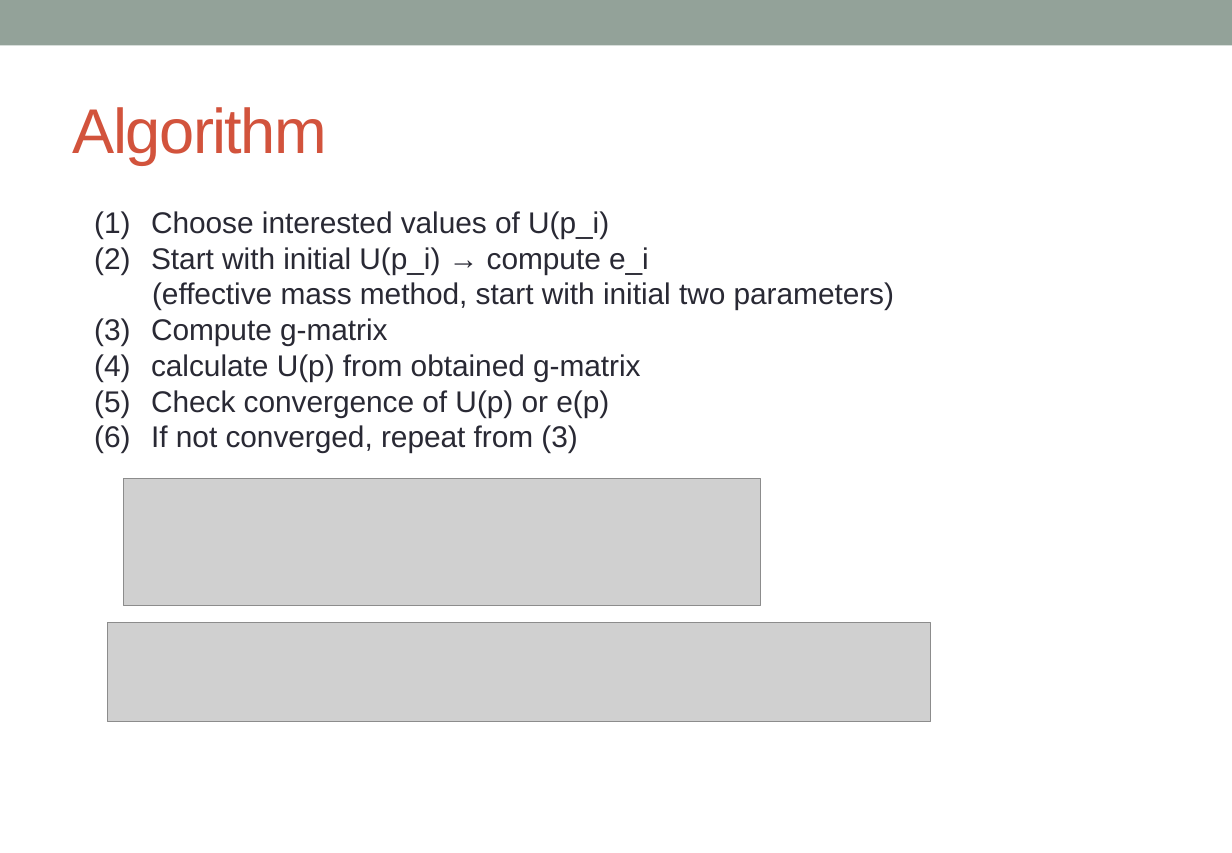
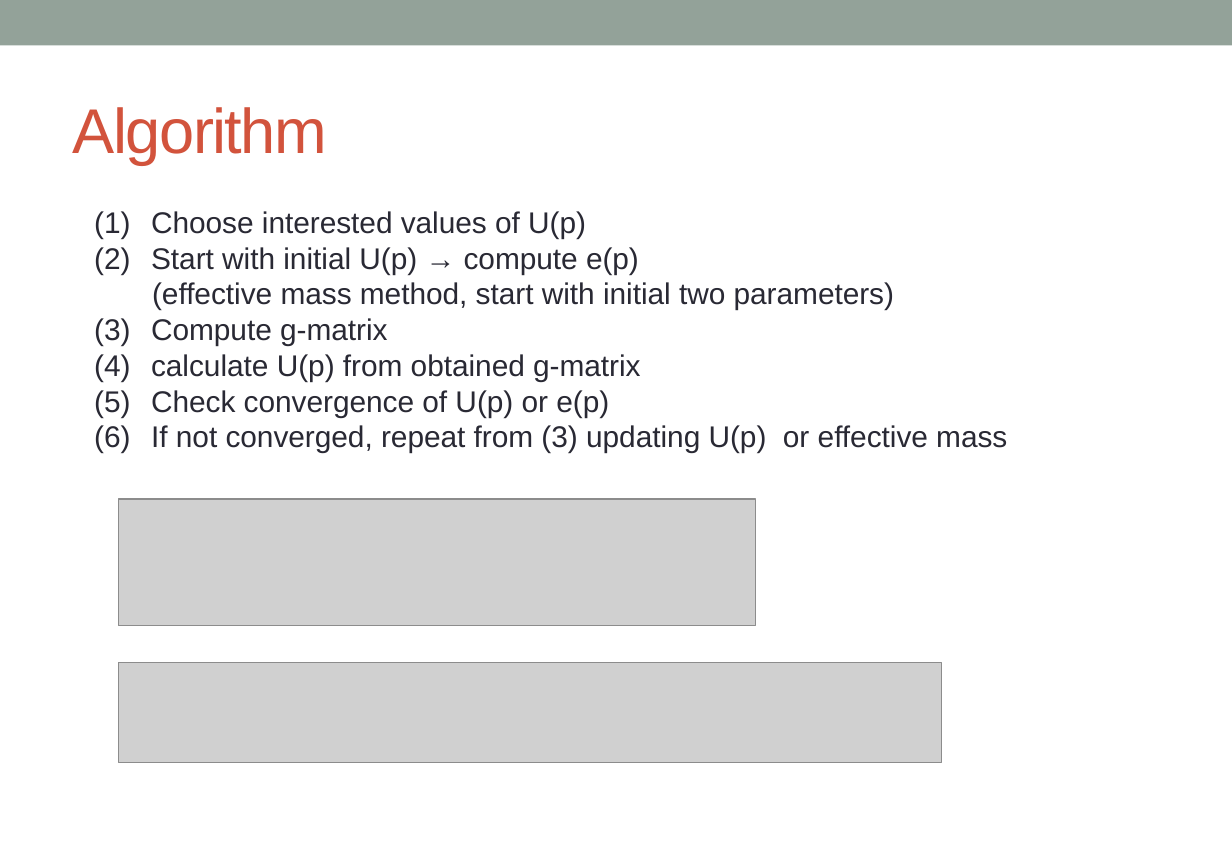
Before and after one commit to alphacentaury-github/NPSS2020, a slide deck: slide 23 of 20221201_숭실대_BHF_송영호.pptx (slide 22 before the commit). Drawn at 1232x853 pixels with LibreOffice and Linux fonts; fonts in the diff are those of the drawing; grey boxes stand for pictures. Boxes give left, top, right and bottom in pixels: in the first picture for what was removed or moved away, otherwise in the second. Text is boxed around its words. In the diff, an @@ line names an element or a change of style, - is before the commit and + after.

```diff
--- a/20221201_숭실대_BHF_송영호.pptx
+++ b/20221201_숭실대_BHF_송영호.pptx
@@ text at (151,211,639,274): text changed @@
-(1) Choose interested values of U(p_i)
-(2) Start with initial U(p_i) → compute e_i
+(1) Choose interested values of U(p)
+(2) Start with initial U(p) → compute e(p)
@@ text at (151,425,1007,453): text changed @@
-(6) If not converged, repeat from (3)
+(6) If not converged, repeat from (3) updating U(p) or effective mass
@@ picture: place and size @@
-picture at (123,479,760,606)
+picture at (118,499,755,627)
@@ picture: place and size @@
-picture at (107,622,931,722)
+picture at (118,663,942,763)
```
Also in this commit, not shown: 13 other slides changed, 1 slide added.
